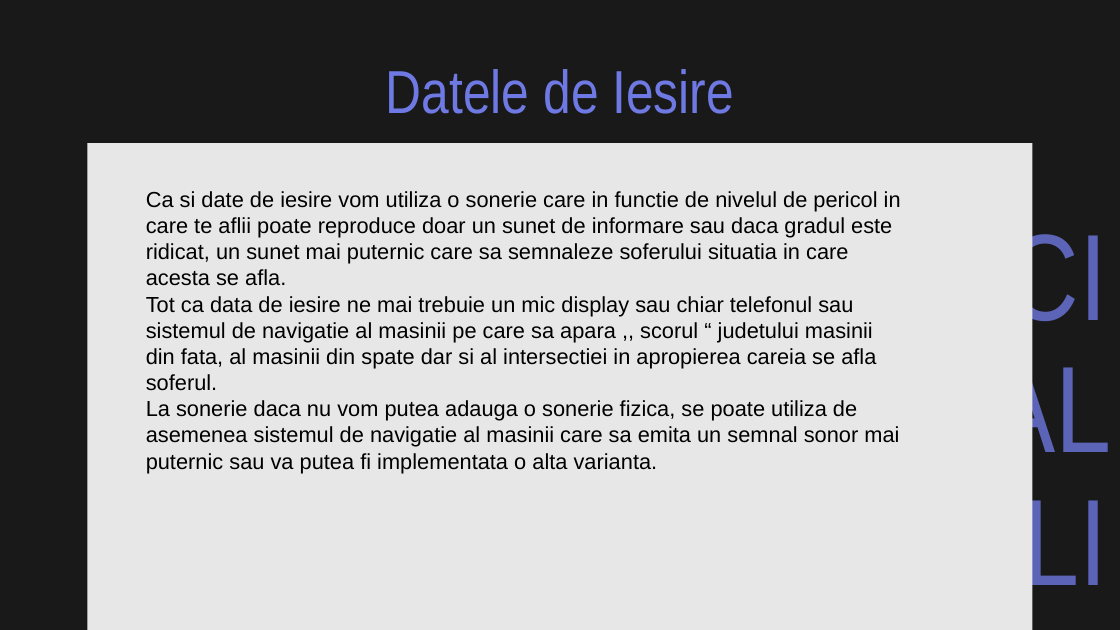
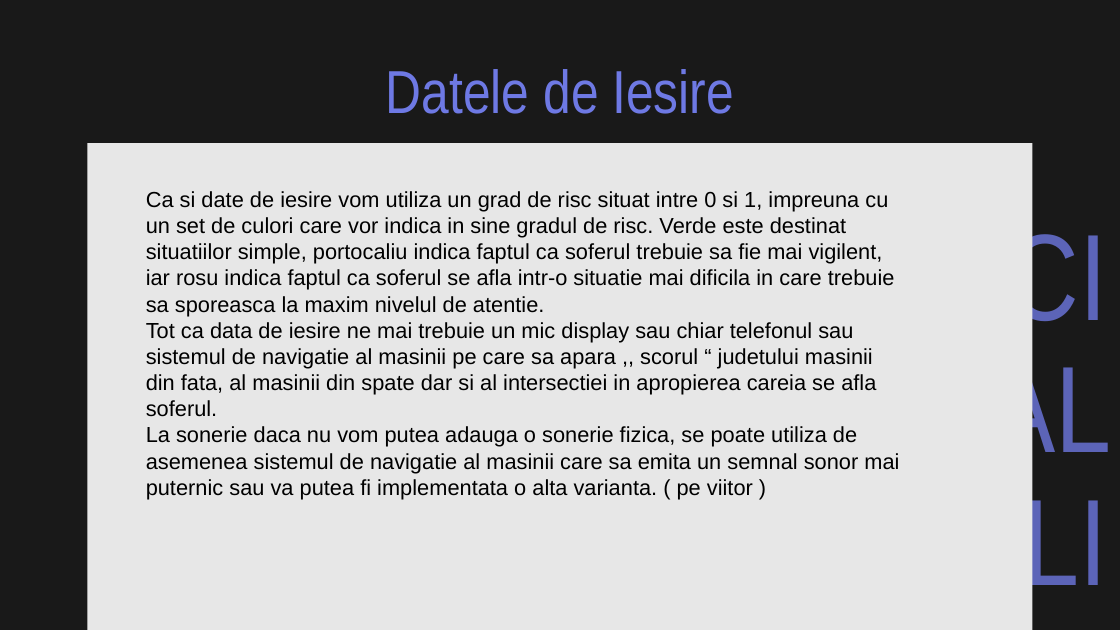
Before and after one commit to Horel7458/Proiect-Retele-Neuronale, a slide deck: slide 18 of docs/PROIECTLARN.pptx. Drawn at 1120x630 pixels with LibreOffice and Linux fonts; fonts in the diff are those of the drawing. Boxes give left, top, right and bottom in pixels: in the first picture for what was removed or moved away, otherwise in the second. Text is boxed around its words. In the diff, an @@ line names an element or a change of style, - is before the commit and + after.

```diff
--- a/docs/PROIECTLARN.pptx
+++ b/docs/PROIECTLARN.pptx
@@ text at [146,191,895,316]: text changed @@
-Ca si date de iesire vom utiliza o sonerie care in functie de nivelul de pericol in care te aflii poate reproduce doar un sunet de informare sau daca gradul este ridicat, un sunet mai puternic care sa semnaleze soferului situatia in care acesta se afla.
+Ca si date de iesire vom utiliza un grad de risc situat intre 0 si 1, impreuna cu un set de culori care vor indica in sine gradul de risc. Verde este destinat situatiilor simple, portocaliu indica faptul ca soferul trebuie sa fie mai vigilent, iar rosu indica faptul ca soferul se afla intr-o situatie mai dificila in care trebuie sa sporeasca la maxim nivelul de atentie.
@@ text at [146,426,899,499]: text changed @@
-La sonerie daca nu vom putea adauga o sonerie fizica, se poate utiliza de asemenea sistemul de navigatie al masinii care sa emita un semnal sonor mai puternic sau va putea fi implementata o alta varianta.
+La sonerie daca nu vom putea adauga o sonerie fizica, se poate utiliza de asemenea sistemul de navigatie al masinii care sa emita un semnal sonor mai puternic sau va putea fi implementata o alta varianta. ( pe viitor )
```
Also in this commit, not shown: 5 other slides changed, 4 slides added, 44 other files.
